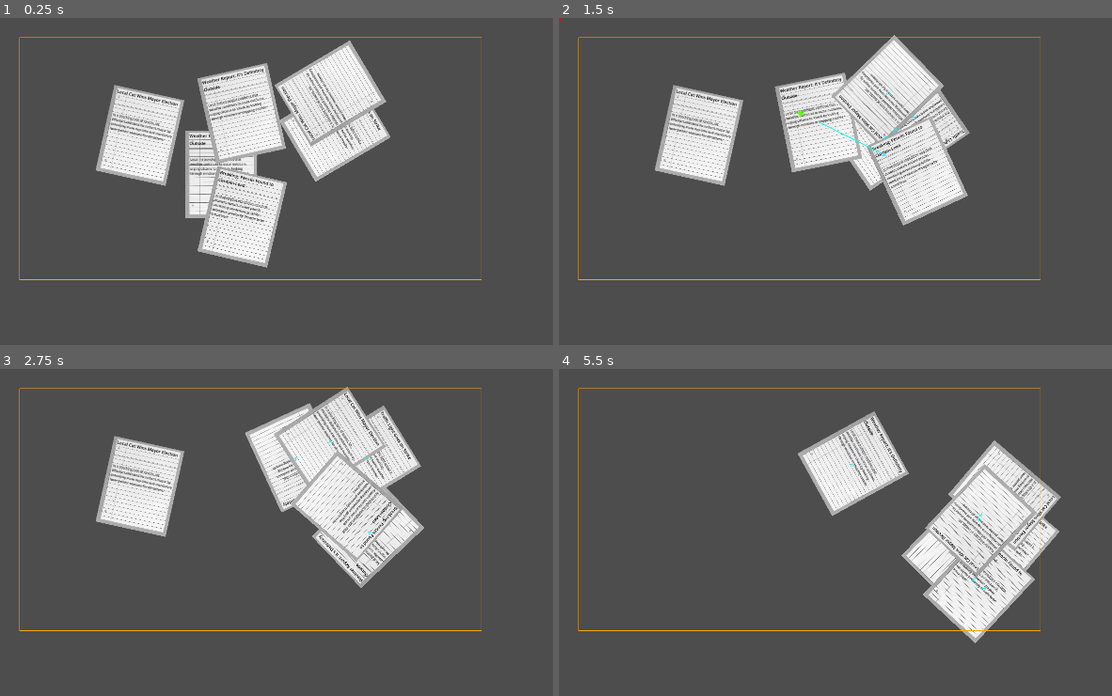
Above: before the commit, frames 1-4 (two rows, left to right).
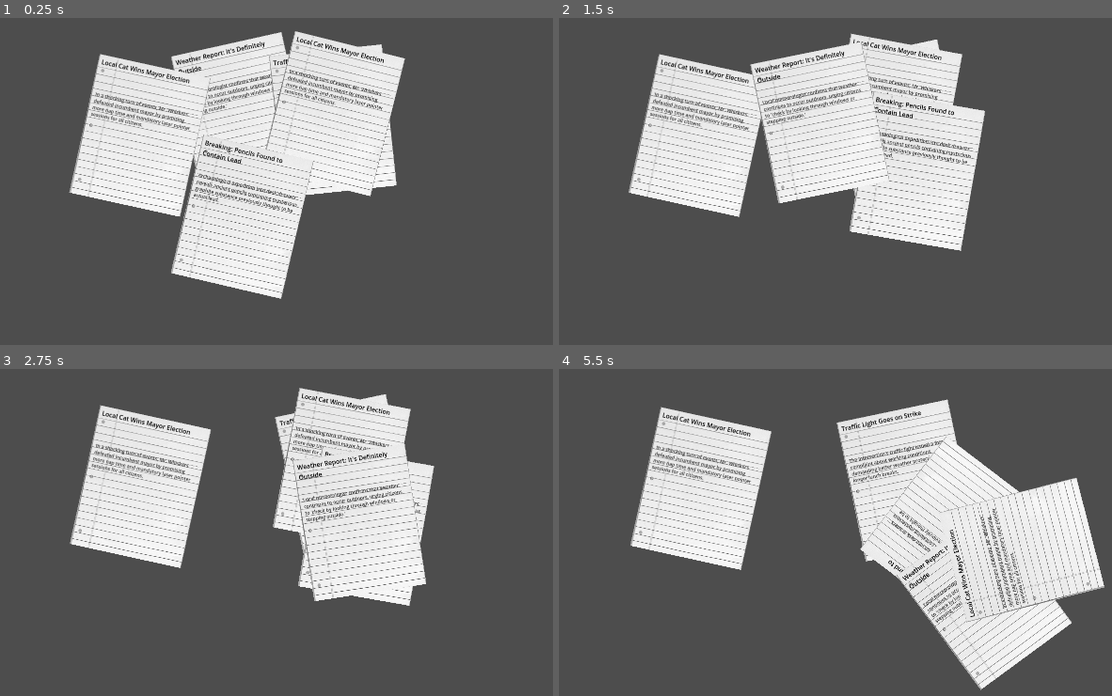
Above: after the commit, the same moments.

Repository: l33t5p34k3r/truth-lies-and-democracy
Game: Godot game, scene res://Scenes/paper_playground.tscn
The game is run twice, just before and just after one commit, with the same random seed, the same clock (stepped at 60 frames per second) and the same inputs. This scene is started directly instead of the project's main scene.
Inputs (mouse positions are in pixels of both pictures, inside the frame that each line leads up to):
- Up to frame 1 (0.25 s): no input
- Up to frame 2 (1.5 s): tap Enter at 0.5 s; drag from (780, 174) to (896, 129) at 0.52 s; drag from (802, 112) to (918, 171) at 1.27 s
- Up to frame 3 (2.75 s): move the mouse to (364, 457) at 2.02 s; click (364, 457) at 2.17 s
- Up to frame 4 (5.5 s): drag from (890, 440) to (697, 486) at 2.77 s; drag from (907, 506) to (973, 581) at 3.52 s; drag from (680, 499) to (995, 532) at 4.27 s; move the mouse to (973, 581) at 5.02 s; click (973, 581) at 5.17 s

The runs differ from the first frame. In frame 1, 23% of the frame differs, in the area x 3-88%, y 4-86%; in frame 2, 21%; in frame 3, 18%; in frame 4, 29%, in the area x 3-99%, y 5-99%.

Commit message:
Better paper handling

Diff:
--- a/fake_news_game_jam/Scenes/DebugDraw.gd
+++ b/fake_news_game_jam/Scenes/DebugDraw.gd
@@ -1,7 +1,7 @@
 # DebugDraw.gd - Global debug drawing system
 extends Node
 
-const DEBUG_ENABLED = true
+const DEBUG_ENABLED = false
 const VELOCITY_COLOR = Color.CYAN
 const FORCE_COLOR = Color.RED
 const IMPULSE_COLOR = Color.YELLOW
--- a/fake_news_game_jam/Scenes/paper.gd
+++ b/fake_news_game_jam/Scenes/paper.gd
@@ -16,14 +16,19 @@
 @export var paper_color: Color = Color.WHITE
 
 var is_being_dragged = false
+static var currently_dragging_paper: Paper = null
+static var all_papers: Array[Paper] = []
+static var paper_stack_order: Array[Paper] = []  # Bottom to top order
+
 var drag_offset = Vector2.ZERO
 var glob_pos = Vector2.ZERO
 var mouse_pos_ = Vector2.ZERO
 var original_gravity_scale: float
 var input_area: Area2D
 var paper_size: Vector2
-
-var boundary_rect: Rect2 = Rect2(50, 50, 1180, 620)  # x, y, width, height
+var original_z_index: int = 0
+
+var boundary_rect: Rect2 = Rect2(50, 50, 1680, 920)  # x, y, width, height
 var boundary_margin: float = 10.0  # Extra space for half paper size
 
 var news_headlines = [
@@ -48,49 +53,24 @@
 	"Groundbreaking meta-analysis confirms that research studies are indeed studies, revolutionizing the field of study identification and classification."
 ]
 
+func _exit_tree() -> void:
+	all_papers.erase(self)
+	paper_stack_order.erase(self)
+	update_all_z_indices()
+
+func register_paper():
+	all_papers.append(self)
+	paper_stack_order.append(self)
+	update_all_z_indices()
 
 func _ready():
+	register_paper()
 	print("Paper created at position: ", position)
 	paper_size = $Sprite2D.texture.get_size() * $Sprite2D.scale.x
 	add_news_content()
 
-
-
-
-	#original_gravity_scale = gravity_scale
-	#gravity_scale = 0
-
-	#var sprite = Sprite2D.new()
-	#sprite.texture = paper_texture
-	#sprite.modulate = paper_color
-	#add_child(sprite)
-
-	#var collision_shape = CollisionShape2D.new()
-	#var rect_shape = RectangleShape2D.new()
-	#
-	#if paper_texture:
-		#rect_shape.size = paper_texture.get_size()
-		#print("Using texture size: ", rect_shape.size)
-	#else:
-		#rect_shape.size = Vector2(100, 140)
-		#print("Using default size: ", rect_shape.size)
-
-	#collision_shape.shape = rect_shape
-	#add_child(collision_shape)
-
-	# Create Area2D for input detection
-	#input_area = Area2D.new()
-	#var area_collision = CollisionShape2D.new()
-	#var area_shape = RectangleShape2D.new()
-	#area_shape.size = rect_shape.size
-	#area_collision.shape = area_shape
-	#input_area.add_child(area_collision)
-	#add_child(input_area)
-
-	#input_area.input_event.connect(_on_area_input_event)
-
-	#linear_damp = 1.0
-	#angular_damp = 0.1
+	original_z_index = z_index
+
 
 	print("Paper setup complete with Area2D input detection")
 
@@ -108,7 +88,7 @@
 	headline.text = news_headlines[article_index]
 	#headline.position = Vector2(8, 8)
 	#headline.size = Vector2(paper_size.x - 16, 25)
-	headline.add_theme_font_size_override("font_size", 11)
+	headline.add_theme_font_size_override("font_size", 16)
 	headline.add_theme_color_override("font_color", Color.BLACK)
 	headline.autowrap_mode = TextServer.AUTOWRAP_WORD_SMART
 	headline.add_theme_stylebox_override("normal", create_headline_style())
@@ -119,7 +99,7 @@
 	content.text = news_content[article_index]
 	#content.position = Vector2(8, 38)
 	#content.size = Vector2(paper_size.x - 16, paper_size.y - 46)
-	content.add_theme_font_size_override("normal_font_size", 8)
+	content.add_theme_font_size_override("normal_font_size", 12)
 	content.add_theme_color_override("default_color", Color(0.2, 0.2, 0.2))
 	content.fit_content = true
 	content.bbcode_enabled = false
@@ -140,10 +120,34 @@
 		#print("Mouse button left detected!")
 		glob_pos = global_position
 		mouse_pos_ = event.global_position
-		if event.pressed:
+		if event.pressed and currently_dragging_paper == null and is_topmost_paper_at_position(event.global_position):
 			start_drag(event.global_position)
 		#else:
 			#stop_drag()
+
+func is_topmost_paper_at_position(pos: Vector2) -> bool:
+	# Check all papers at this position and see if this one is on top
+	var papers_at_pos: Array[Paper] = []
+
+	for paper in all_papers:
+		if paper.is_position_inside_paper(pos):
+			papers_at_pos.append(paper)
+
+	if papers_at_pos.is_empty():
+		return false
+
+	# Find the paper with highest z-index (last in stack order)
+	var topmost_paper = papers_at_pos[0]
+	for paper in papers_at_pos:
+		if paper_stack_order.find(paper) > paper_stack_order.find(topmost_paper):
+			topmost_paper = paper
+
+	return topmost_paper == self
+
+func is_position_inside_paper(pos: Vector2) -> bool:
+	var half_size = paper_size * 0.5
+	var paper_rect = Rect2(global_position - half_size, paper_size)
+	return paper_rect.has_point(pos)
 
 func _unhandled_input(event):
 	if is_being_dragged and event is InputEventMouseButton:
@@ -155,10 +159,31 @@
 	print("Starting drag at: ", mouse_pos)
 	is_being_dragged = true
 	drag_offset = global_position - mouse_pos
+	currently_dragging_paper = self
+
+	z_index = 100  # High z-index to appear on top
 
 func stop_drag():
 	print("Stopping drag")
 	is_being_dragged = false
+	currently_dragging_paper = null
+	#z_index = original_z_index
+
+
+	bring_to_top()
+
+func bring_to_top():
+	# Remove from current position and add to end (top)
+	paper_stack_order.erase(self)
+	paper_stack_order.append(self)
+	update_all_z_indices()
+
+static func update_all_z_indices():
+	# Assign z-indices based on position in stack (0 = bottom, higher = top)
+	for i in range(paper_stack_order.size()):
+		var paper = paper_stack_order[i]
+		if paper != currently_dragging_paper:  # Don't change z-index while dragging
+			paper.z_index = i
 
 func _process(_delta):
 	if is_being_dragged:
@@ -183,12 +208,48 @@
 		DebugDraw.draw_point(mouse_pos_, Color.GREEN)
 		DebugDraw.draw_point(glob_pos, Color.CHARTREUSE)
 
+var overlapping_papers: Array[Paper] = []
+
+func _physics_process(delta):
+	# Apply drag effect to overlapping papers
+	if is_being_dragged and overlapping_papers.size() > 0:
+		for other_paper in overlapping_papers:
+			if is_instance_valid(other_paper) and other_paper != self:
+				other_paper.apply_paper_drag(linear_velocity, global_position)
+
+func _on_area_overlap(area):
+	var other_paper = area.get_parent()
+	if other_paper is Paper and other_paper != self:
+		if not overlapping_papers.has(other_paper):
+			overlapping_papers.append(other_paper)
+
+func _on_area_exit(area):
+	var other_paper = area.get_parent()
+	if other_paper is Paper and overlapping_papers.has(other_paper):
+		overlapping_papers.erase(other_paper)
+
+func apply_paper_drag(drag_velocity: Vector2, drag_source_pos: Vector2):
+	if is_being_dragged:  # Don't affect papers being actively dragged
+		return
+
+	var drag_strength = 0.45  # How much the other paper gets dragged
+	var distance = global_position.distance_to(drag_source_pos)
+	var max_distance = 350.0
+
+	# Reduce effect based on distance
+	var distance_factor = max(0.0, 1.0 - (distance / max_distance))
+	var final_strength = drag_strength * distance_factor
+
+	# Apply gentle impulse in direction of drag
+	var drag_impulse = drag_velocity * final_strength * 0.05
+	apply_central_impulse(drag_impulse)
+
 func _on_area_2d_input_event(viewport: Node, event: InputEvent, shape_idx: int) -> void:
 	_on_area_input_event(viewport, event, shape_idx)
 
 func rotate_to_zero(delta: float):
 	var target_rotation = 0.0
-	var rotation_strength = 40.0
+	var rotation_strength = 50.0
 
 	var angle_diff = target_rotation - rotation
 
@@ -206,14 +267,12 @@
 		var torque = angle_diff * rotation_strength
 		print("Applying torque: ", torque)
 		apply_torque(torque)
+		#TODO: consider current rotation speed when calculating torque
 	else:
 		# Apply damping when close to target to prevent oscillation
-		#var damping_torque = -angular_velocity * 10.0
-		#print("Applying damping torque: ", damping_torque)
-		#apply_torque(damping_torque)
-		var torque = angle_diff * (rotation_strength / 5)
-		print("Applying torque: ", torque)
-		apply_torque(torque)
+		var damping_torque = -angular_velocity * 10.0
+		print("Applying damping torque: ", damping_torque)
+		apply_torque(damping_torque)
 
 
 
@@ -256,3 +315,10 @@
 		global_position = new_position
 		if not is_being_dragged:  # Only bounce when not being dragged
 			linear_velocity += bounce_force
+
+func _on_overlap_area_area_entered(area: Area2D) -> void:
+	_on_area_overlap(area)
+
+
+func _on_overlap_area_area_exited(area: Area2D) -> void:
+	_on_area_exit(area)
--- a/fake_news_game_jam/Scenes/paper.tscn
+++ b/fake_news_game_jam/Scenes/paper.tscn
@@ -1,56 +1,69 @@
-[gd_scene load_steps=5 format=3 uid="uid://1sxa4t2y7xkv"]
+[gd_scene load_steps=6 format=3 uid="uid://1sxa4t2y7xkv"]
 
 [ext_resource type="Script" uid="uid://bq64warrfgu6a" path="res://Scenes/paper.gd" id="1_c7gsp"]
 [ext_resource type="Texture2D" uid="uid://dr4y7sl7qxejj" path="res://Assets/images/1-04851-00_BL_Notebook_Paper_Punch_G.jpg" id="2_322pb"]
 
-[sub_resource type="RectangleShape2D" id="RectangleShape2D_yox0v"]
-size = Vector2(83, 99)
+[sub_resource type="CircleShape2D" id="CircleShape2D_c7gsp"]
+radius = 9.61769
 
 [sub_resource type="RectangleShape2D" id="RectangleShape2D_4sl6c"]
-size = Vector2(169, 218)
+size = Vector2(288, 360)
+
+[sub_resource type="RectangleShape2D" id="RectangleShape2D_322pb"]
+size = Vector2(271, 348)
 
 [node name="Paper" type="RigidBody2D"]
 input_pickable = true
 gravity_scale = 0.0
 inertia = 1.76
 linear_damp = 12.051
-angular_damp = 24.225
+angular_damp = 41.835
 script = ExtResource("1_c7gsp")
 
 [node name="Sprite2D" type="Sprite2D" parent="."]
-scale = Vector2(0.305, 0.305)
+scale = Vector2(0.53, 0.53)
 texture = ExtResource("2_322pb")
+region_enabled = true
+region_rect = Rect2(27.8996, 17.2028, 547.412, 685.594)
 
 [node name="CollisionShape2D" type="CollisionShape2D" parent="."]
 position = Vector2(-0.5, -0.5)
-shape = SubResource("RectangleShape2D_yox0v")
+shape = SubResource("CircleShape2D_c7gsp")
 
 [node name="Area2D" type="Area2D" parent="."]
 
 [node name="CollisionShape2D" type="CollisionShape2D" parent="Area2D"]
-position = Vector2(0.5, -1)
+position = Vector2(1, -2)
 shape = SubResource("RectangleShape2D_4sl6c")
 
 [node name="Control" type="Control" parent="."]
 layout_mode = 3
 anchors_preset = 0
-offset_left = -81.0
-offset_top = -106.0
-offset_right = 82.0
-offset_bottom = 101.0
+offset_left = -136.0
+offset_top = -175.0
+offset_right = 137.0
+offset_bottom = 173.0
 mouse_filter = 2
 
 [node name="Label" type="Label" parent="Control"]
 layout_mode = 0
-offset_right = 164.0
-offset_bottom = 42.0
+offset_right = 270.0
+offset_bottom = 94.0
 
 [node name="RichTextLabel" type="RichTextLabel" parent="Control"]
 layout_mode = 0
 offset_left = 2.0
-offset_top = 62.0
-offset_right = 164.0
-offset_bottom = 207.0
+offset_top = 88.0
+offset_right = 273.0
+offset_bottom = 348.0
 mouse_filter = 2
 
+[node name="OverlapArea" type="Area2D" parent="."]
+
+[node name="CollisionShape2D" type="CollisionShape2D" parent="OverlapArea"]
+position = Vector2(0.5, -1)
+shape = SubResource("RectangleShape2D_322pb")
+
 [connection signal="input_event" from="Area2D" to="." method="_on_area_2d_input_event"]
+[connection signal="area_entered" from="OverlapArea" to="." method="_on_overlap_area_area_entered"]
+[connection signal="area_exited" from="OverlapArea" to="." method="_on_overlap_area_area_exited"]
--- a/fake_news_game_jam/Scenes/paper_playground.tscn
+++ b/fake_news_game_jam/Scenes/paper_playground.tscn
@@ -1,8 +1,7 @@
-[gd_scene load_steps=4 format=3 uid="uid://33frnk6f5jem"]
+[gd_scene load_steps=3 format=3 uid="uid://33frnk6f5jem"]
 
 [ext_resource type="Script" uid="uid://bo2tkdvc0iknc" path="res://Scenes/paper_playground.gd" id="1_onxtm"]
 [ext_resource type="Texture2D" uid="uid://dr4y7sl7qxejj" path="res://Assets/images/1-04851-00_BL_Notebook_Paper_Punch_G.jpg" id="2_vqhyn"]
-[ext_resource type="PackedScene" uid="uid://1sxa4t2y7xkv" path="res://Scenes/paper.tscn" id="3_ev6ug"]
 
 [node name="PaperPlayground" type="Node2D"]
 script = ExtResource("1_onxtm")
@@ -10,9 +9,4 @@
 
 [node name="PaperContainer" type="Node2D" parent="."]
 
-[node name="Paper" parent="PaperContainer" instance=ExtResource("3_ev6ug")]
-position = Vector2(565, 400)
-inertia = 0.97
-angular_damp = 1.0
-
 [node name="DragHandler" type="Node2D" parent="."]
